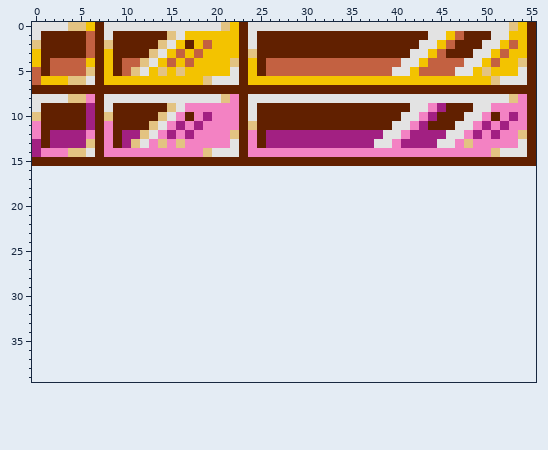
Two states of a pixel-art sprite, Pang/Image_Sources/Bricks.png. The picture above was drawn from the file before the commit.
The file is 56x16 pixels. The old version is drawn lined up with the new one, on the new canvas.
Now the later version:
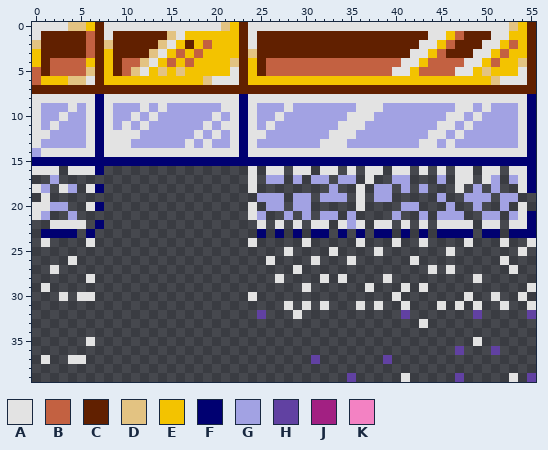
Palette (. is transparent): A #e3e3e3  B #c36141  C #612000  D #e3c382  E #f3c300  F #000071  G #a2a2e3  H #6141a2  J #a22082  K #f382c3
Edits made:
canvas 56x16 -> 56x40
@@ x 0..55 @@
  7 CCCCCCCCCCCCCCCCCCCCCCCCCCCCCCCCCCCCCCCCCCCCCCCCCCCCCCCC
- 8 AAAADDKCAAAAAAAAAAAAADKCAAAAAAAAAAAAAAAAAAAAAAAAAAAAADKC
- 9 ACCCCCJCACCCCCCDAKKKKKKCACCCCCCCCCCCCCCCCCAAKJCCCAAKKKKC
-10 DCCCCCJCDCCCCCDAKCKJKKKCACCCCCCCCCCCCCCCCAAKJCCCAAKCKJKC
-11 KCCCCCJCKCCCCDAKJKJKKKKCDCCCCCCCCCCCCCCCAAKJCCCAAKJKJKKC
-12 KCJJJJKCKCJJDAKJKJKKKKDCKCJJJJJJJJJJJJJAAKJJJJAAKJKJKKDC
-13 JCJJJJDCKCJDAKDKDKKKKKACKCJJJJJJJJJJJJAAKJJJJAAKDKKKKKAC
-14 JKKKDDACKKKKKKKKKKKDAAACKKKKKKKKKKKKKKKKKKKKKKKKKKKDAAAC
-15 CCCCCCCCCCCCCCCCCCCCCCCCCCCCCCCCCCCCCCCCCCCCCCCCCCCCCCCC
-16 ........................................................
-17 ........................................................
-18 ........................................................
-19 ........................................................
-20 ........................................................
-21 ........................................................
-22 ........................................................
-23 ........................................................
-24 ........................................................
-25 ........................................................
-26 ........................................................
-27 ........................................................
-28 ........................................................
-29 ........................................................
-30 ........................................................
-31 ........................................................
-32 ........................................................
-33 ........................................................
+ 8 AAAAAAAFAAAAAAAAAAAAAAAFAAAAAAAAAAAAAAAAAAAAAAAAAAAAAAAF
+ 9 AGGGAGAFAGGGAGAGGGGGGAAFAGGGAGGGGGGGAAAGGGGGGGGAAGAGGGAF
+10 AGGAGGAFAGGAGAGGGGGGAGAFAGGAGGGGGGGAAAGGGGGGGGAAGAGGGGAF
+11 AGAGGGAFAGAGAGGGGGGAGAAFAGAGGGGGGGAAAGGGGGGGGAAGAGGGGGAF
+12 AAGGGGAFAAAAGGGGGGAGAGAFAAGGGGGGGAAAGGGGGGGGAAGAGGGGGGAF
+13 AGGGGGAFAAAGGGGGGAGAGGAFAGGGGGGGAAAGGGGGGGGAAGAGGGGGGGAF
+14 GAAAAAAFAAAAAAAAAAAAAAAFAAAAAAAAAAAAAAAAAAAAAAAAAAAAAAAF
+15 FFFFFFFFFFFFFFFFFFFFFFFFFFFFFFFFFFFFFFFFFFFFFFFFFFFFFFFF
+16 AAA.AAAF................A.AA.AA.AA.A.AA.AA.A.A.AA.AA.AAF
+17 ..G.....................A.GG.G.GG.GG.A..GG...G.AA.AG.GAF
+18 AG.AG.AF................A........G..A.GG.G.G...A.G.G..AF
+19 .A.......................GGG.GG.GGG.A.GG.....G..GGG.GG..
+20 AAGG..AF................A.GG.GG.....A....GG...G..G..G.A.
+21 AG..G...................AG..G.G.GG.G....G..G.GGG..GG.GAF
+22 ..AAAA.F.................A.A.A.AA.AGA.AA.A.A.AAAA.AA.AAF
+23 .FFFF.F..................F.F.F.FF.F.F.FF.F.F.FFFF.FF.FFF
+24 .A....A.................A.....A.....A...A..A....A...A..A
+25 ............................A....A....A.......A.......A.
+26 ....A.....................A....A...A......A.........A...
+27 ..A..........................A..............A.A......A..
+28 ......A....................A....A.A....A.........A......
+29 .A............................A......A...A.A...........A
+30 ...A.AA.................A...............A.......A..A..A.
+31 ............................A.A.A...A.A..A...A.A.A..A..A
+32 .........................H...A...........H.......H.....H
+33 ...........................................A............
 34 ........................................................
-35 ........................................................
-36 ........................................................
-37 ........................................................
+35 ......A..........................................A......
+36 ...............................................H...H....
+37 .A..AA.........................H.......H................
 38 ........................................................
-39 ........................................................
+39 ...................................H.....A.....H.....A.H
Where, in picture pixels (left, top, right, bottom), the same in both pictures:
changed: (32, 94, 536, 382)
